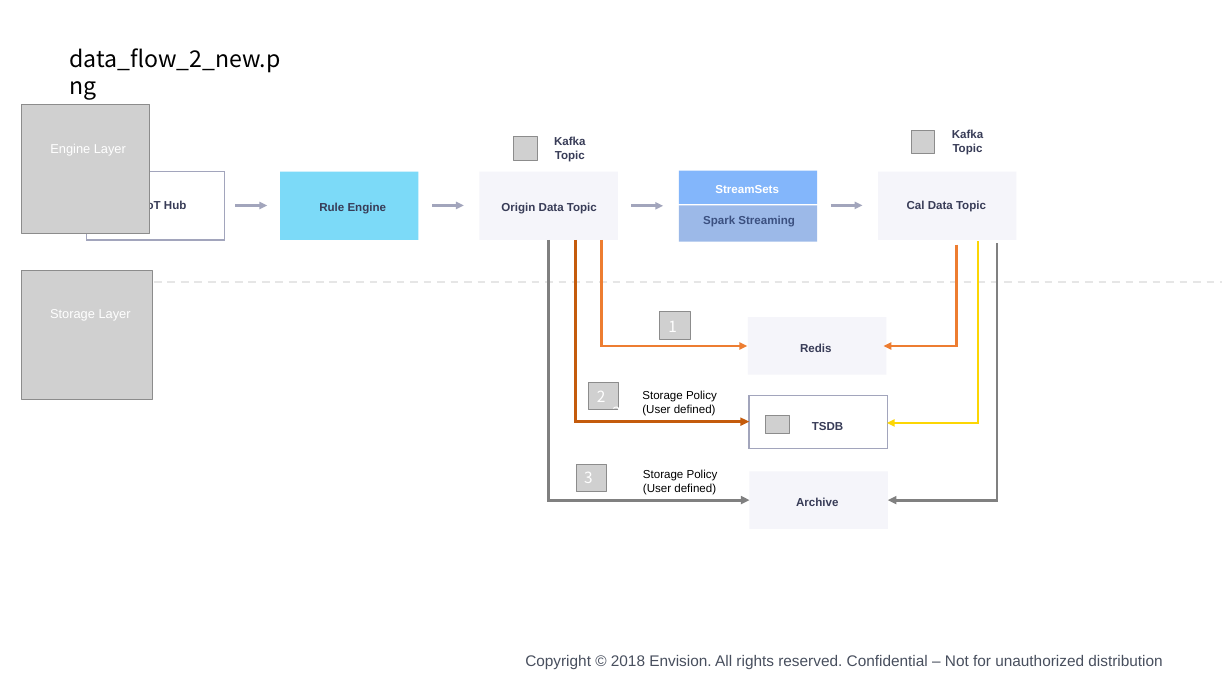
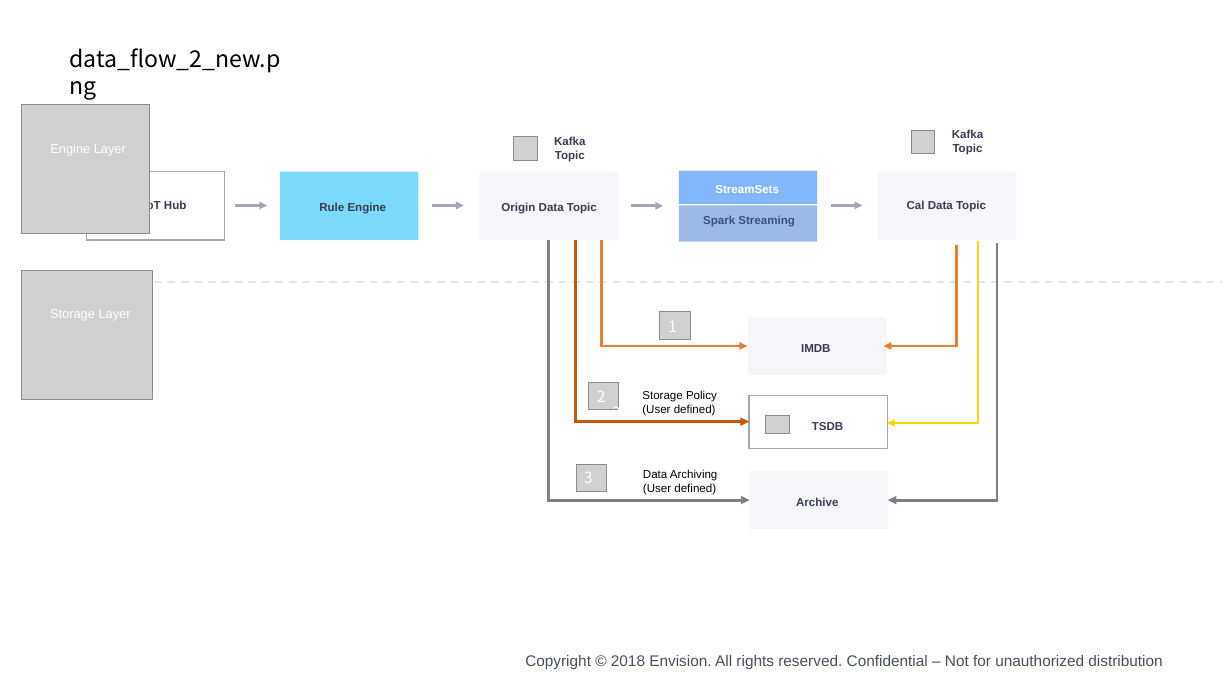
Before and after one commit to EnvisionDoc/data_asset_zh, a slide deck: slide 5 of media/data_asset_zh.pptx. Drawn at 1232x693 pixels with LibreOffice and Linux fonts; fonts in the diff are those of the drawing; grey boxes stand for pictures; background and template pictures are left out. Boxes give left, top, right and bottom in pixels: in the first picture for what was removed or moved away, otherwise in the second. Text is boxed around its words. In the diff, an @@ line names an element or a change of style, - is before the commit and + after.

```diff
--- a/media/data_asset_zh.pptx
+++ b/media/data_asset_zh.pptx
@@ text at (801,344,831,352): text changed @@
-Redis
+IMDB
@@ text at (643,469,718,481): text changed @@
-Storage Policy
+Data Archiving
```
Also in this commit, not shown: 42 other files.
